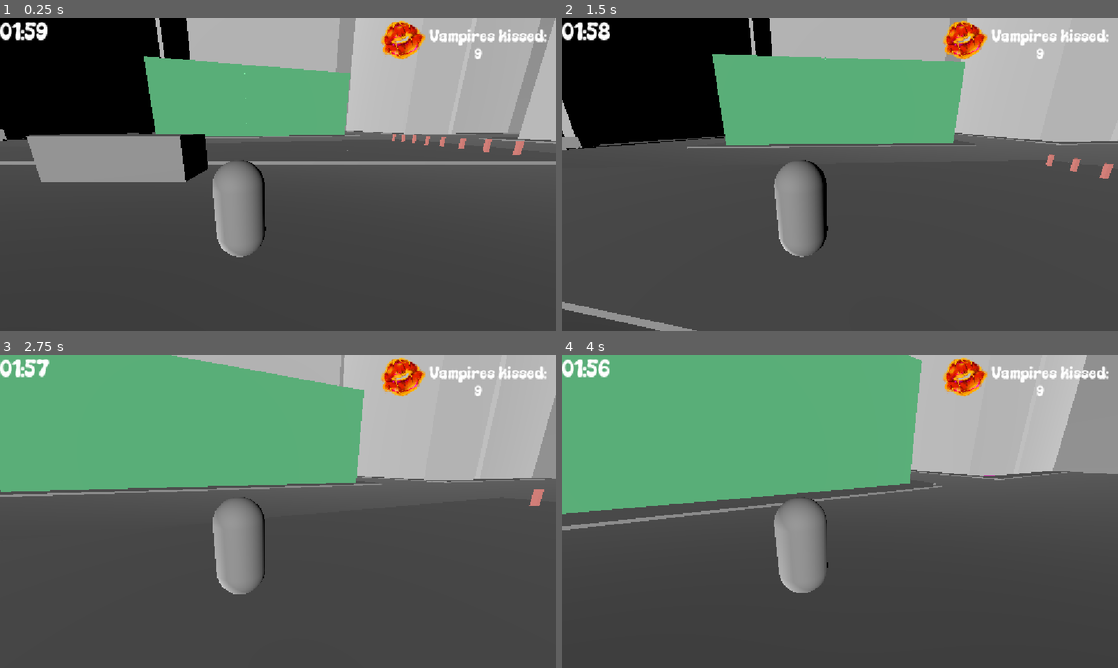
Above: before the commit, frames 1-4 (two rows, left to right).
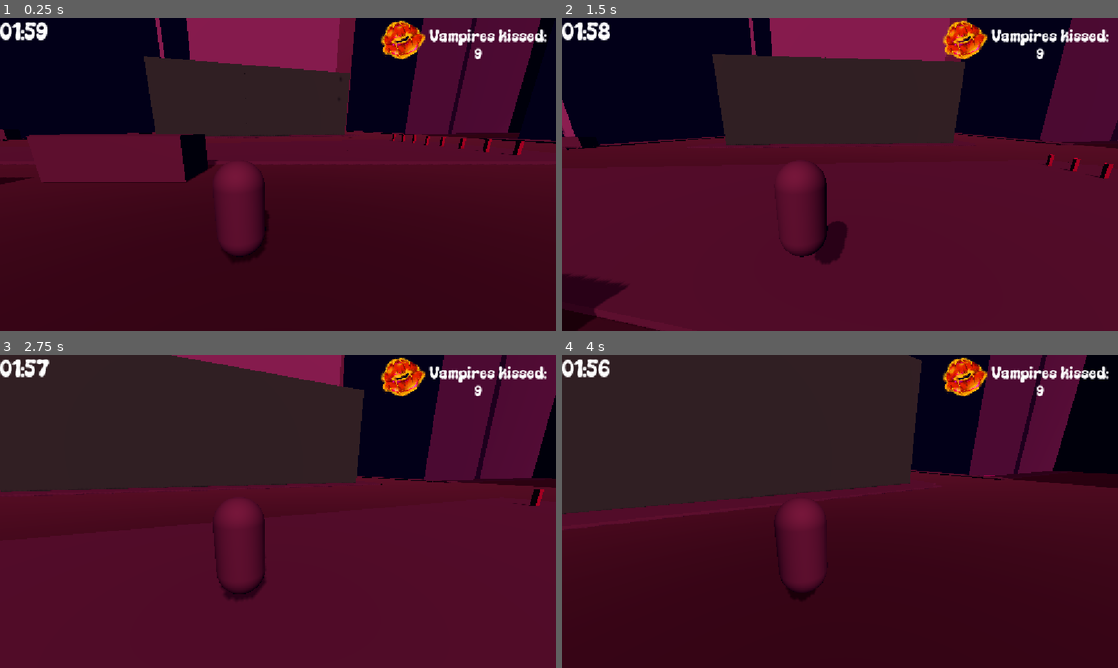
Above: after the commit, the same moments.

Repository: gamedagamez-dev/DownForTheCountGMTK2026
Game: Godot game, scene res://Scenes/World/World3d.tscn
Same seed, same stepped clock (60 frames per second), same inputs: the game is played once before the commit and once after it.
Inputs (mouse positions are in pixels of both pictures, inside the frame that each line leads up to):
- Up to frame 1 (0.25 s): no input
- Up to frame 2 (1.5 s): tap Enter at 0.5 s; move the mouse to (867, 174) at 0.52 s; hold Shift (movement_sprint) 0.53-1.28 s; hold W (move_forward) from 0.53 s (still down); tap Space (movement_jump) at 0.77 s; move the mouse to (812, 174) at 1.27 s; tap Shift (movement_sprint) at 1.35 s
- Up to frame 3 (2.75 s): keep holding W (move_forward); tap Space (movement_jump) at 1.52 s; move the mouse to (289, 505) at 2.02 s; hold Shift (movement_sprint) from 2.03 s (still down)
- Up to frame 4 (4 s): keep holding W (move_forward); move the mouse to (834, 517) at 2.77 s; release Shift (movement_sprint) at 2.78 s; tap Shift (movement_sprint) at 2.85 s; tap Space (movement_jump) at 3.02, 3.77 s; move the mouse to (878, 514) at 3.52 s; hold Shift (movement_sprint) from 3.53 s (still down)

The runs differ from the first frame. In frame 1, 88% of the frame differs, in the area x 0-100%, y 0-100%; in frame 2, 87%; in frame 3, 99%; in frame 4, 99%.

Commit message:
cell shader + world enviorment fix

Diff:
--- /dev/null
+++ b/Resources/cellshade.gdshader
@@ -0,0 +1,41 @@
+// NOTE: Shader automatically converted from Godot Engine 4.7.stable's StandardMaterial3D.
+
+shader_type spatial;
+render_mode blend_mix, depth_draw_opaque, cull_disabled, diffuse_toon, specular_toon;
+
+uniform vec4 albedo : source_color;
+uniform sampler2D texture_albedo : source_color, filter_linear_mipmap, repeat_enable;
+uniform ivec2 albedo_texture_size;
+uniform float point_size : hint_range(0.1, 128.0, 0.1);
+
+uniform float roughness : hint_range(0.0, 1.0);
+uniform sampler2D texture_metallic : hint_default_white, filter_linear_mipmap, repeat_enable;
+uniform vec4 metallic_texture_channel;
+uniform sampler2D texture_roughness : hint_roughness_r, filter_linear_mipmap, repeat_enable;
+
+uniform float specular : hint_range(0.0, 1.0, 0.01);
+uniform float metallic : hint_range(0.0, 1.0, 0.01);
+
+uniform vec3 uv1_scale;
+uniform vec3 uv1_offset;
+uniform vec3 uv2_scale;
+uniform vec3 uv2_offset;
+
+void vertex() {
+	UV = UV * uv1_scale.xy + uv1_offset.xy;
+}
+
+void fragment() {
+	vec2 base_uv = UV;
+
+	vec4 albedo_tex = texture(texture_albedo, base_uv);
+	ALBEDO = albedo.rgb * albedo_tex.rgb;
+
+	float metallic_tex = dot(texture(texture_metallic, base_uv), metallic_texture_channel);
+	METALLIC = metallic_tex * metallic;
+	SPECULAR = specular;
+
+	vec4 roughness_texture_channel = vec4(1.0, 0.0, 0.0, 0.0);
+	float roughness_tex = dot(texture(texture_roughness, base_uv), roughness_texture_channel);
+	ROUGHNESS = roughness_tex * roughness;
+}
--- /dev/null
+++ b/Resources/cellshade.tres
@@ -0,0 +1,26 @@
+[gd_resource type="ShaderMaterial" format=3 uid="uid://dfkhi0vautvql"]
+
+[ext_resource type="Shader" uid="uid://bk6l6cjbbte2l" path="res://Resources/cellshade.gdshader" id="1_mnr7a"]
+
+[sub_resource type="Gradient" id="Gradient_mnr7a"]
+offsets = PackedFloat32Array(0, 0.9921875)
+colors = PackedColorArray(0.7874762, 0.14439422, 0.6252782, 1, 0.05229173, 0.22340846, 0.3065479, 1)
+
+[sub_resource type="GradientTexture1D" id="GradientTexture1D_1ddtc"]
+gradient = SubResource("Gradient_mnr7a")
+
+[resource]
+render_priority = 0
+shader = ExtResource("1_mnr7a")
+shader_parameter/albedo = Color(0.76240367, 0.7624037, 0.7624035, 1)
+shader_parameter/texture_albedo = SubResource("GradientTexture1D_1ddtc")
+shader_parameter/albedo_texture_size = Vector2i(0, 0)
+shader_parameter/point_size = 0.0
+shader_parameter/roughness = 0.0
+shader_parameter/metallic_texture_channel = Vector4(0, 0, 0, 0)
+shader_parameter/specular = 0.0
+shader_parameter/metallic = 0.0
+shader_parameter/uv1_scale = Vector3(0, 0, 0)
+shader_parameter/uv1_offset = Vector3(0, 0, 0)
+shader_parameter/uv2_scale = Vector3(0, 0, 0)
+shader_parameter/uv2_offset = Vector3(0, 0, 0)
--- a/Resources/outline.tres
+++ b/Resources/outline.tres
@@ -6,4 +6,4 @@
 render_priority = 0
 shader = ExtResource("1_b5lxn")
 shader_parameter/color = Color(1, 0.74509805, 0, 1)
-shader_parameter/size = 1.0999999977648
+shader_parameter/size = 1.08999999798832
--- a/Scenes/World/World3d.tscn
+++ b/Scenes/World/World3d.tscn
@@ -12,6 +12,27 @@
 
 [sub_resource type="ConcavePolygonShape3D" id="ConcavePolygonShape3D_noce4"]
 data = PackedVector3Array(-0.5, 0.5, 0.5, 0.5, 0.5, 0.5, -0.5, -0.5, 0.5, 0.5, 0.5, 0.5, 0.5, -0.5, 0.5, -0.5, -0.5, 0. …(500 unchanged characters)…
+
+[sub_resource type="Environment" id="Environment_oywug"]
+background_mode = 1
+background_color = Color(0.19638646, 0.04747869, 0.23999113, 1)
+background_energy_multiplier = 0.75
+ambient_light_source = 2
+ambient_light_color = Color(0.4327905, 0.19886231, 0.7638873, 1)
+ambient_light_energy = 0.18
+tonemap_mode = 3
+tonemap_exposure = 0.45
+volumetric_fog_enabled = true
+volumetric_fog_density = 0.001
+volumetric_fog_albedo = Color(0.24806589, 0.49205834, 0.86873007, 1)
+volumetric_fog_emission = Color(0.25, 0.07775001, 0.055000007, 1)
+volumetric_fog_emission_energy = 42.8
+
+[sub_resource type="CameraAttributesPractical" id="CameraAttributesPractical_noce4"]
+dof_blur_far_enabled = true
+dof_blur_far_distance = 54.1
+dof_blur_far_transition = 162.56
+dof_blur_amount = 0.02
 
 [sub_resource type="StandardMaterial3D" id="StandardMaterial3D_noce4"]
 albedo_color = Color(0.8117647, 0.47843137, 0.4509804, 1)
@@ -866,11 +887,16 @@
 
 [node name="TestLighting" type="Node" parent="." unique_id=293210946]
 
-[node name="TestLighting0" type="DirectionalLight3D" parent="TestLighting" unique_id=351341488]
-transform = Transform3D(0.74928546, -0.59782594, -0.28491315, 0.656406, 0.7274466, 0.19988191, 0.08776452, -0.3367873, 0.9374816, 0, 23.800001, 0)
-
-[node name="TestLighting1" type="DirectionalLight3D" parent="TestLighting" unique_id=242118341]
-transform = Transform3D(-0.4691343, -0.59782594, -0.6500132, 0.023180766, 0.7274466, -0.68577266, 0.8828225, -0.3367873, -0.3274121, 0, 23.800001, 0)
+[node name="DirectionalLight3D" type="DirectionalLight3D" parent="TestLighting" unique_id=1671249555]
+transform = Transform3D(0.77958274, 0.6262684, 0.0062434375, -0.48142236, 0.59284145, 0.6455784, 0.40060377, -0.5062875, 0.7636684, 0, 27.122967, 0)
+light_color = Color(1, 0.40727, 0.5396764, 1)
+shadow_enabled = true
+shadow_opacity = 0.55
+sky_mode = 1
+
+[node name="WorldEnvironment" type="WorldEnvironment" parent="TestLighting/DirectionalLight3D" unique_id=410159627]
+environment = SubResource("Environment_oywug")
+camera_attributes = SubResource("CameraAttributesPractical_noce4")
 
 [node name="Buildings" type="Node" parent="." unique_id=1771611290]
 
--- /dev/null
+++ b/Scenes/World/enviorment.tscn
@@ -0,0 +1,35 @@
+[gd_scene format=3 uid="uid://b5uu20dlw6vxn"]
+
+[sub_resource type="Environment" id="Environment_uwg5x"]
+background_mode = 1
+background_color = Color(0.19638646, 0.04747869, 0.23999113, 1)
+background_energy_multiplier = 0.75
+ambient_light_source = 2
+ambient_light_color = Color(0.4327905, 0.19886231, 0.7638873, 1)
+ambient_light_energy = 0.18
+tonemap_mode = 3
+tonemap_exposure = 0.45
+volumetric_fog_enabled = true
+volumetric_fog_density = 0.001
+volumetric_fog_albedo = Color(0.24806589, 0.49205834, 0.86873007, 1)
+volumetric_fog_emission = Color(0.25, 0.07775001, 0.055000007, 1)
+volumetric_fog_emission_energy = 42.8
+
+[sub_resource type="CameraAttributesPractical" id="CameraAttributesPractical_aluo5"]
+dof_blur_far_enabled = true
+dof_blur_far_distance = 54.1
+dof_blur_far_transition = 162.56
+dof_blur_amount = 0.02
+
+[node name="Enviorment" type="Node3D" unique_id=1125358154]
+
+[node name="DirectionalLight3D" type="DirectionalLight3D" parent="." unique_id=193394284]
+transform = Transform3D(0.77958274, 0.6262684, 0.0062434375, -0.48142236, 0.59284145, 0.6455784, 0.40060377, -0.5062875, 0.7636684, 0, 27.122967, 0)
+light_color = Color(1, 0.40727, 0.5396764, 1)
+shadow_enabled = true
+shadow_opacity = 0.55
+sky_mode = 1
+
+[node name="WorldEnvironment" type="WorldEnvironment" parent="." unique_id=661058867]
+environment = SubResource("Environment_uwg5x")
+camera_attributes = SubResource("CameraAttributesPractical_aluo5")
Not shown, added: Resources/cellshade.gdshader.uid
